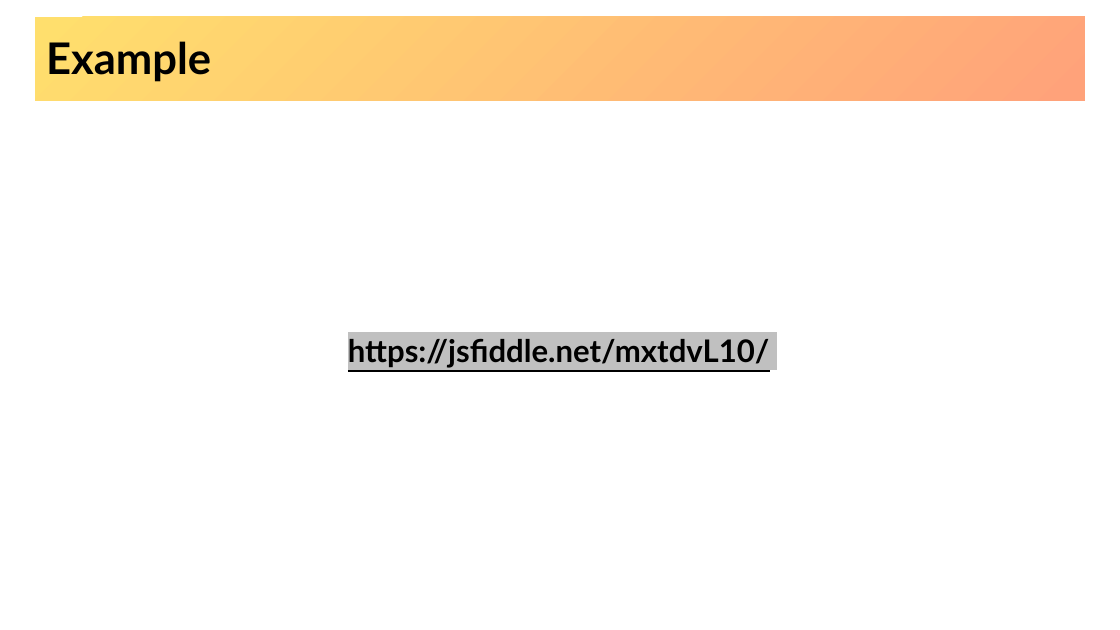
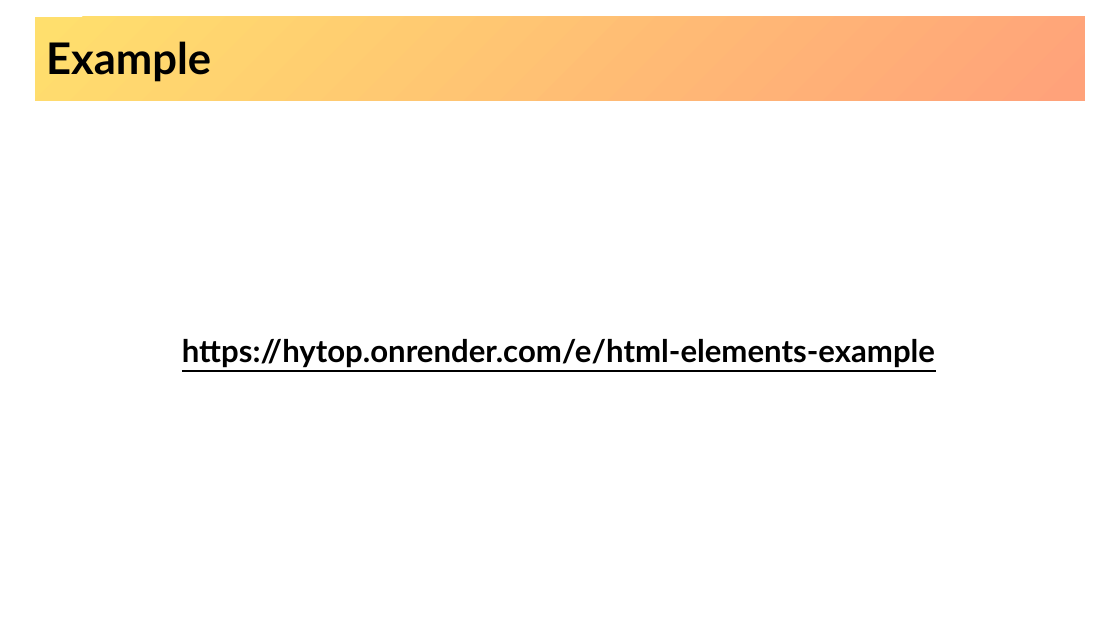
Before and after one commit to hytechclub/web-101, a slide deck: slide 12 of Week02/BasicHtmlElements.pptx. Drawn at 1120x630 pixels with LibreOffice and Linux fonts; fonts in the diff are those of the drawing; background and template pictures are left out. Boxes give left, top, right and bottom in pixels: in the first picture for what was removed or moved away, otherwise in the second. Text is boxed around its words. In the diff, an @@ line names an element or a change of style, - is before the commit and + after.

```diff
--- a/Week02/BasicHtmlElements.pptx
+++ b/Week02/BasicHtmlElements.pptx
@@ text at bbox=[182, 339, 935, 368]: text changed @@
-https://jsfiddle.net/mxtdvL10/
+https://hytop.onrender.com/e/html-elements-example
```
Also in this commit, not shown: 1 other slide changed, 9 other files.
